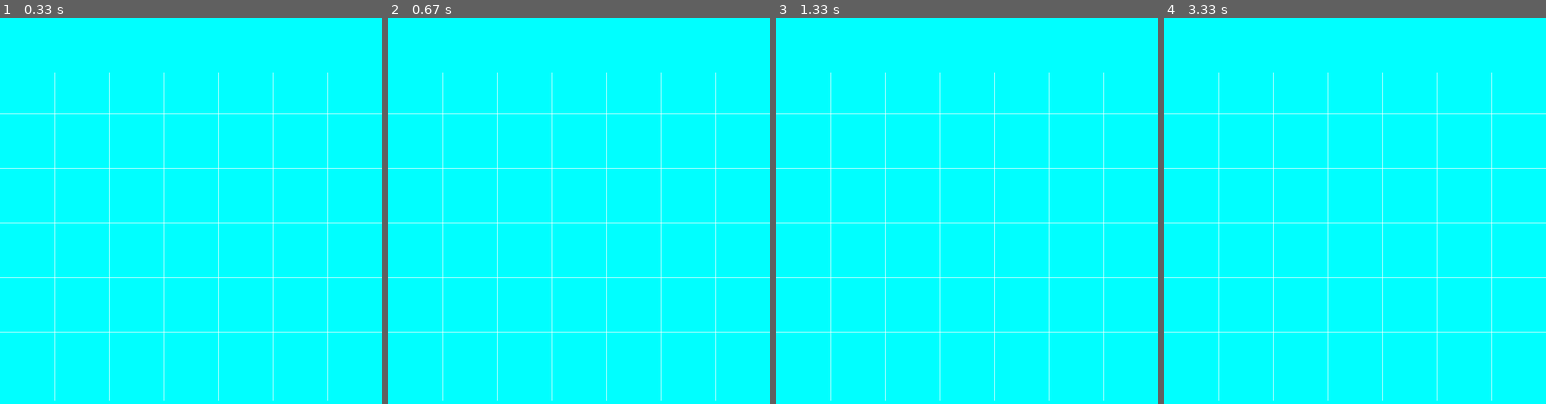
Above: before the commit, frames 1-4 (left to right).
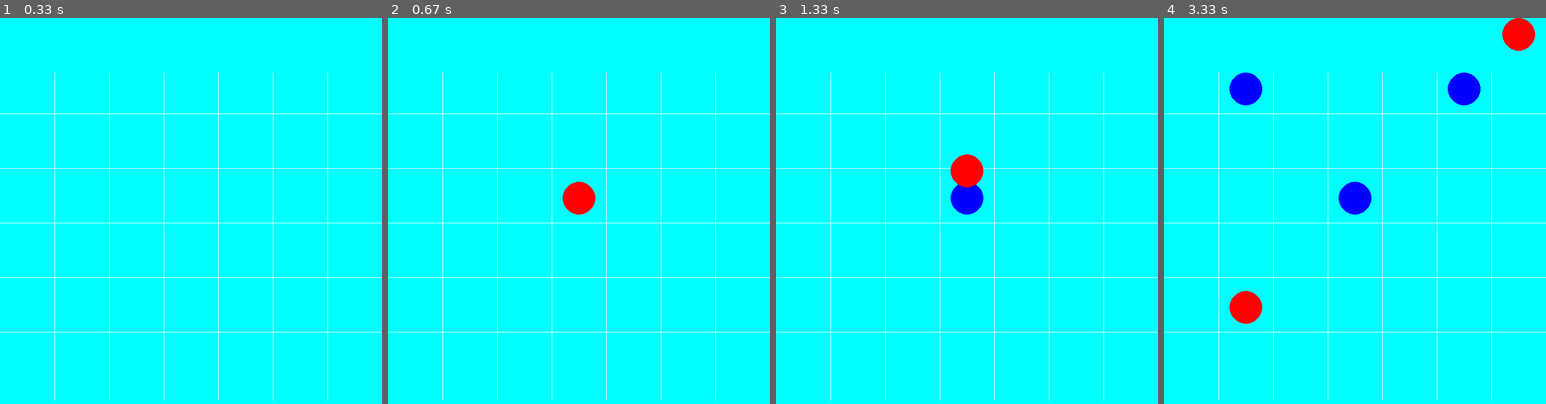
Above: after the commit, the same moments.

Repository: daniil-oliynyk/CSC290-Project
Game: pygame game, started from Disk.py
Same seed, same stepped clock (60 frames per second), same inputs: the game is played once before the commit and once after it.
Inputs (mouse positions are in pixels of both pictures, inside the frame that each line leads up to):
- Up to frame 1 (0.33 s): no input
- Up to frame 2 (0.67 s): press the mouse at (582, 265) at 0.37 s; move the mouse to (533, 253) at 0.47 s; release the mouse at (487, 241) at 0.6 s
- Up to frame 3 (1.33 s): press the mouse at (970, 265) at 0.7 s; move the mouse to (1039, 326) at 0.8 s; release the mouse at (1108, 388) at 0.93 s; press the mouse at (970, 265) at 1.03 s; move the mouse to (898, 245) at 1.13 s; release the mouse at (829, 222) at 1.27 s
- Up to frame 4 (3.33 s): click (1358, 284) at 1.4 s; click (1500, 400) at 1.77 s; click (1454, 199) at 2.23 s; click (1228, 280) at 2.57 s; click (1263, 311) at 3.23 s

Frame 1 is identical in both runs. In frame 2, 0.6% of the frame differs, in the area x 45-55%, y 42-51%; in frame 3, 1.1%; in frame 4, 2.8%, in the area x 17-98%, y 0-80%.

Commit message:
Update Disk.py

Diff:
--- a/Disk.py
+++ b/Disk.py
@@ -34,6 +34,7 @@
             self.y += 50 #moves disk down a little for the animation
         else:
             self.set = True
+        pygame.draw.circle(self.win, self.colour, (self.x,self.y), 30)
 
     def compare_colour(self, other) -> bool:
         """
@@ -102,6 +103,7 @@
                 if row < 6:
                     curr_disk = Disk(win, disk_pos_x, row, col, colour)
                     board[col][row] = curr_disk
+                    print(board)
 
         #background is a light blue
         win.fill((0,255,255))
@@ -123,12 +125,11 @@
             for disk in col:
                 if disk != None:
                     disk.draw()
-
-        #changes the colour of the next disk
-        if(colour == red):
-            colour = blue
-        else:
-            colour = red
-        curr_disk = None
+        if(curr_disk != None and curr_disk.get_set()):
+            if(colour == red):
+                colour = blue
+            else:
+                colour = red
+            curr_disk = None
         pygame.display.update()
     pygame.quit()
